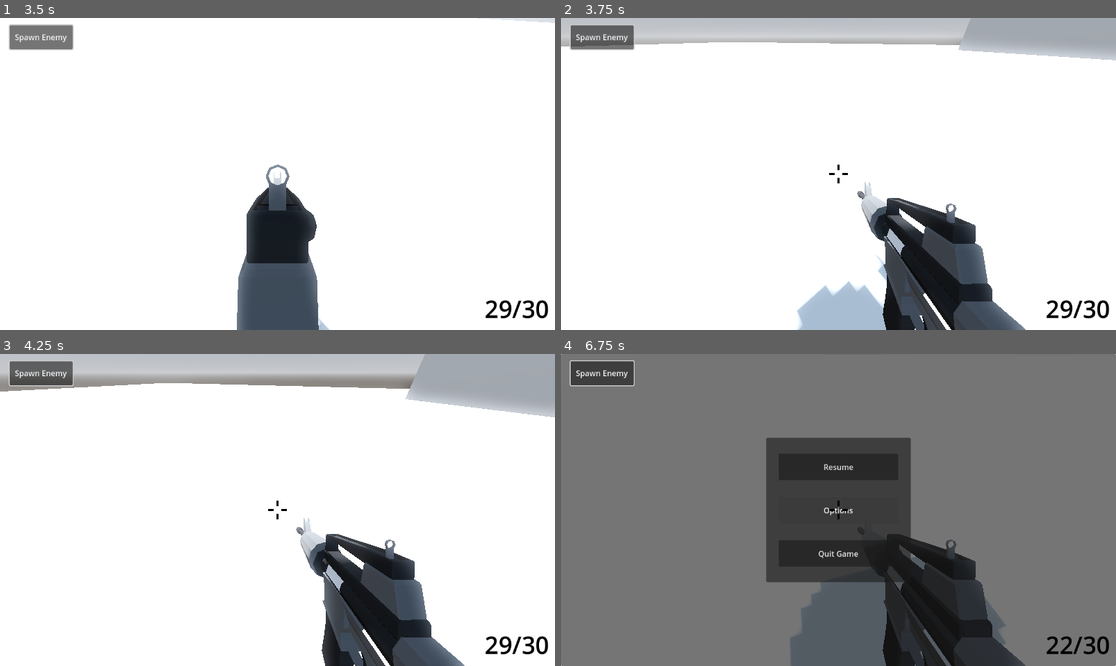
Above: before the commit, frames 1-4 (two rows, left to right).
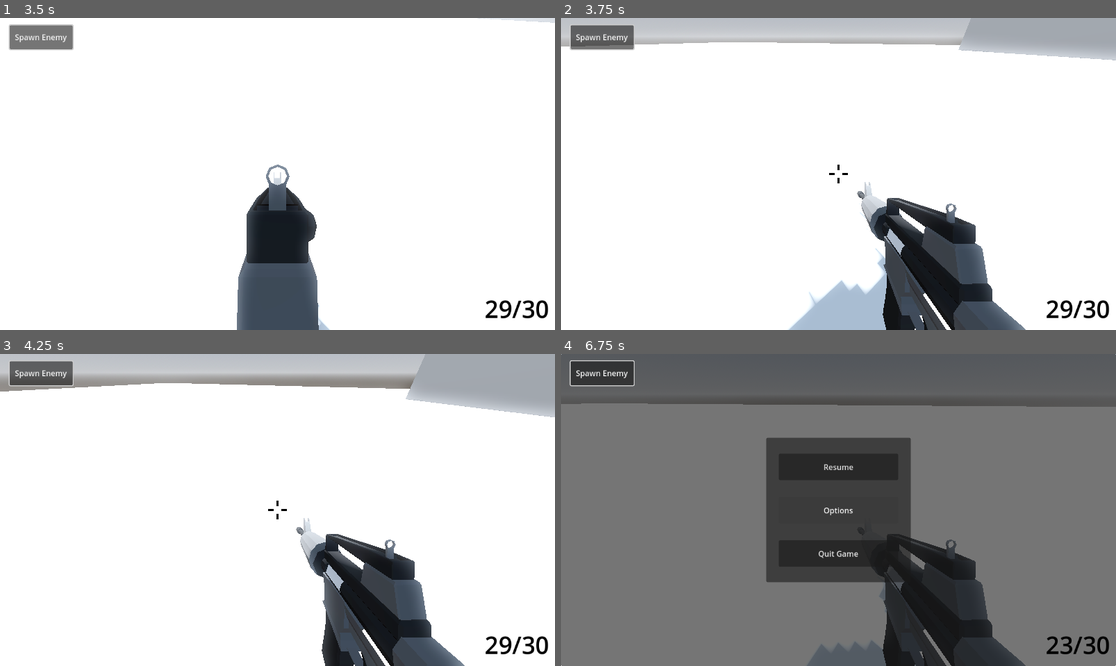
Above: after the commit, the same moments.

Repository: bottle-necc/Fastpaced-FPS-Game
Game: Godot game, scene res://scenes/main.tscn
Same seed, same stepped clock (60 frames per second), same inputs: the game is played once before the commit and once after it.
Inputs (mouse positions are in pixels of both pictures, inside the frame that each line leads up to):
- Up to frame 1 (3.5 s): click "Spawn Enemy" at 0.5 s; tap Enter at 1.25 s; move the mouse to (305, 174) at 1.27 s; hold Right mouse button (aim) 1.28-2.03 s; hold W (forward) from 1.28 s (still down); tap Space (jump) at 1.52, 2.27 s; tap Shift (run) at 1.55, 2.1, 3.05 s; move the mouse to (249, 174) at 2.02 s; right-click (249, 174) at 2.3 s; move the mouse to (288, 167) at 2.77 s; hold Right mouse button (aim) from 2.78 s (still down)
- Up to frame 2 (3.75 s): keep holding W (forward); move the mouse to (832, 180) at 3.52 s; release Right mouse button (aim) at 3.53 s; tap Shift (run) at 3.6 s
- Up to frame 3 (4.25 s): keep holding W (forward); tap Space (jump) at 3.77 s; right-click (271, 516) at 3.8 s
- Up to frame 4 (6.75 s): move the mouse to (877, 513) at 4.27 s; press the mouse at (877, 513) at 4.28 s; tap Space (jump) at 4.52, 5.27 s; tap Shift (run) at 4.55 s; tap Escape (ui_cancel) at 4.9 s; move the mouse to (672, 463) at 5.02 s; release W (forward) at 5.03 s; release the mouse at (672, 463) at 5.03 s; hold A (left) 5.03-5.78 s; right-click (672, 463) at 5.1 s; click (672, 463) at 5.17 s; move the mouse to (844, 510) at 5.77 s; hold W (forward) 5.78-6.53 s; hold Shift (run) 5.78-6.53 s; move the mouse to (816, 503) at 6.52 s; hold D (right) from 6.53 s (still down); right-click (816, 503) at 6.6 s

Frame 1 is identical in both runs. In frame 2, 0.7% of the frame differs, in the area x 4-100%, y 0-100%; in frame 3, less than 0.1%; in frame 4, 16%, in the area x 0-100%, y 0-100%.

Commit message:
Players can now swap between hold and toggle for sprint

Diff:
--- a/scenes/hud.tscn
+++ b/scenes/hud.tscn
@@ -120,10 +120,11 @@
 text = "Video"
 
 [node name="Fullscreen" type="CheckButton" parent="Options Screen/Video"]
-layout_mode = 0
-offset_left = 150.0
+visible = false
+layout_mode = 0
+offset_left = 151.0
 offset_top = -87.0
-offset_right = 194.0
+offset_right = 195.0
 offset_bottom = -63.0
 
 [node name="Label" type="Label" parent="Options Screen/Video/Fullscreen"]
@@ -194,6 +195,28 @@
 offset_right = 81.0
 offset_bottom = -4.0
 text = "Sensitivity"
+
+[node name="Sprint Mode" type="OptionButton" parent="Options Screen/Controls"]
+visible = false
+offset_left = 156.0
+offset_top = -207.0
+offset_right = 274.0
+offset_bottom = -187.0
+item_count = 2
+selected = 0
+popup/item_0/text = "Hold"
+popup/item_0/id = 0
+popup/item_1/text = "Toggle"
+popup/item_1/id = 1
+
+[node name="Label" type="Label" parent="Options Screen/Controls/Sprint Mode"]
+layout_mode = 0
+offset_left = 1.0
+offset_top = -30.0
+offset_right = 102.0
+offset_bottom = -4.0
+text = "Sprint Mode
+"
 
 [node name="Key Mapping" type="Button" parent="Options Screen"]
 layout_mode = 0
@@ -213,4 +236,5 @@
 [connection signal="pressed" from="Options Screen/Audio" to="." method="_on_audio_pressed"]
 [connection signal="pressed" from="Options Screen/Controls" to="." method="_on_controls_pressed"]
 [connection signal="value_changed" from="Options Screen/Controls/Sensitivity" to="." method="_on_sensitivity_value_changed"]
+[connection signal="item_selected" from="Options Screen/Controls/Sprint Mode" to="." method="_on_sprint_mode_item_selected"]
 [connection signal="pressed" from="Options Screen/Key Mapping" to="." method="_on_key_mapping_pressed"]
--- a/scripts/hud.gd
+++ b/scripts/hud.gd
@@ -27,6 +27,9 @@
 	# Toggles to fullscreen/windowed on bootup, depending on user input
 	fullscreen.button_pressed = settings["video"]["fullscreen"]
 	_on_fullscreen_pressed()
+
+	# Shows the current sprint mode on bootup
+	$"Options Screen/Controls/Sprint Mode".selected = settings["controls"]["sprint mode"]
 
 	# Shows a default tab on start-up
 	child_list = video.get_children()
@@ -107,3 +110,8 @@
 	# Saves the current setting.
 	settings["video"]["fullscreen"] = is_fullscreen
 	SettingsManager.save_settings()
+
+func _on_sprint_mode_item_selected(index):
+	var settings = SettingsManager.settings_dict
+	settings["controls"]["sprint mode"] = index
+	SettingsManager.save_settings()
--- a/scripts/player.gd
+++ b/scripts/player.gd
@@ -1,12 +1,12 @@
 extends CharacterBody3D
 
 var sensitivity = 0.0025
-var speed
+var speed = 4
 var jump_velocity = 5
 var gravity = 9.8
 var direction
 var is_wallrunning
-var is_running
+var is_running = false
 var input_dir
 var wallrun_timeout = false
 var wall_direction
@@ -25,6 +25,7 @@
 var old_wall_normal
 var wall_normal_values
 var is_ads = false
+var is_paused = false
 
 # Creates a new bullet scene on call.
 var bullet = load("res://scenes/bullet.tscn")
@@ -46,13 +47,11 @@
 func _unhandled_input(event):
 	sensitivity = SettingsManager.settings_dict["controls"]["sensitivity"]
 
-	if event is InputEventMouseButton:
-		Input.set_mouse_mode(Input.MOUSE_MODE_CAPTURED)
-		is_mouse_captured = true
-	elif event.is_action_pressed("ui_cancel"):
+	if event.is_action_pressed("ui_cancel"):
 		Input.set_mouse_mode(Input.MOUSE_MODE_VISIBLE)
 		is_mouse_captured = false
 		paused.emit()
+		is_paused = true
 
 	# Rotates the camera.
 	if Input.get_mouse_mode() == Input.MOUSE_MODE_CAPTURED:
@@ -92,14 +91,6 @@
 	# Regenerates double jump when on a surface.
 	if is_on_floor() or is_on_a_wall:
 		double_jump = true
-
-	# Handles sprinting.
-	if Input.is_action_pressed("run"):
-		speed = 7
-		is_running = true
-	else:
-		speed = 4
-		is_running = false
 
 	# Moves the character IF they are not wallrunning.
 	if !is_wallrunning:
@@ -143,7 +134,7 @@
 			ammo -= 1
 
 	# Aim down sights.
-	if Input.is_action_pressed("aim"):
+	if Input.is_action_pressed("aim") and !is_paused:
 		gun.position.x = 0
 		gun.position.y = -0.225
 		gun.position.z = -0.45
@@ -161,6 +152,7 @@
 	move_and_slide()
 	wall_run()
 	HUD()
+	sprint()
 
 func wall_run():
 	if old_wall_normal == wall_normal:
@@ -331,3 +323,29 @@
 func _on_hud_unpause():
 	Input.set_mouse_mode(Input.MOUSE_MODE_CAPTURED)
 	is_mouse_captured = true
+	is_paused = false
+
+func sprint():
+	var settings = SettingsManager.settings_dict
+
+	# Hold to run
+	if settings["controls"]["sprint mode"] == 0:
+		if Input.is_action_pressed("run"):
+			speed = 8
+			is_running = true
+		else:
+			speed = 4
+			is_running = false
+	# Toggle sprint
+	elif settings["controls"]["sprint mode"] == 1:
+		# Replace velocity with something that checks if WASD is pressed
+		if Input.is_action_pressed("forward") or Input.is_action_pressed("backward") or Input.is_action_pressed("left") or Input.is_action_pressed("right"):
+			if Input.is_action_just_pressed("run") and !is_running:
+				is_running = true
+				speed = 8
+			elif Input.is_action_just_pressed("run") and is_running:
+				is_running = false
+				speed = 4
+		else:
+			is_running = false
+			speed = 4
--- a/singletons/settings_manager.gd
+++ b/singletons/settings_manager.gd
@@ -4,7 +4,8 @@
 
 var default_settings = {
 	"controls" : {
-		"sensitivity" : 0.0025
+		"sensitivity" : 0.0025,
+		"sprint mode" : 0
 	},
 	"video" : {
 		"fullscreen" : true
@@ -13,8 +14,6 @@
 
 # Dictionary of the values in settings.json
 var settings_dict = {}
-
-var json = JSON.new()
 
 func _ready():
 	# Checks if the settings json file exists.
@@ -35,10 +34,7 @@
 	var f = FileAccess.open("user://settings.json", FileAccess.READ)
 	var json_string = f.get_as_text()
 	f.close()
-
-	# Don't ask me why I need an initialized json funtion here but not while saving. I've got no clue.
-	# Also since the code works... I don't care.
-	settings_dict = json.parse_string(json_string)
+	settings_dict = JSON.parse_string(json_string)
 	return settings_dict
 
 func save_settings():
